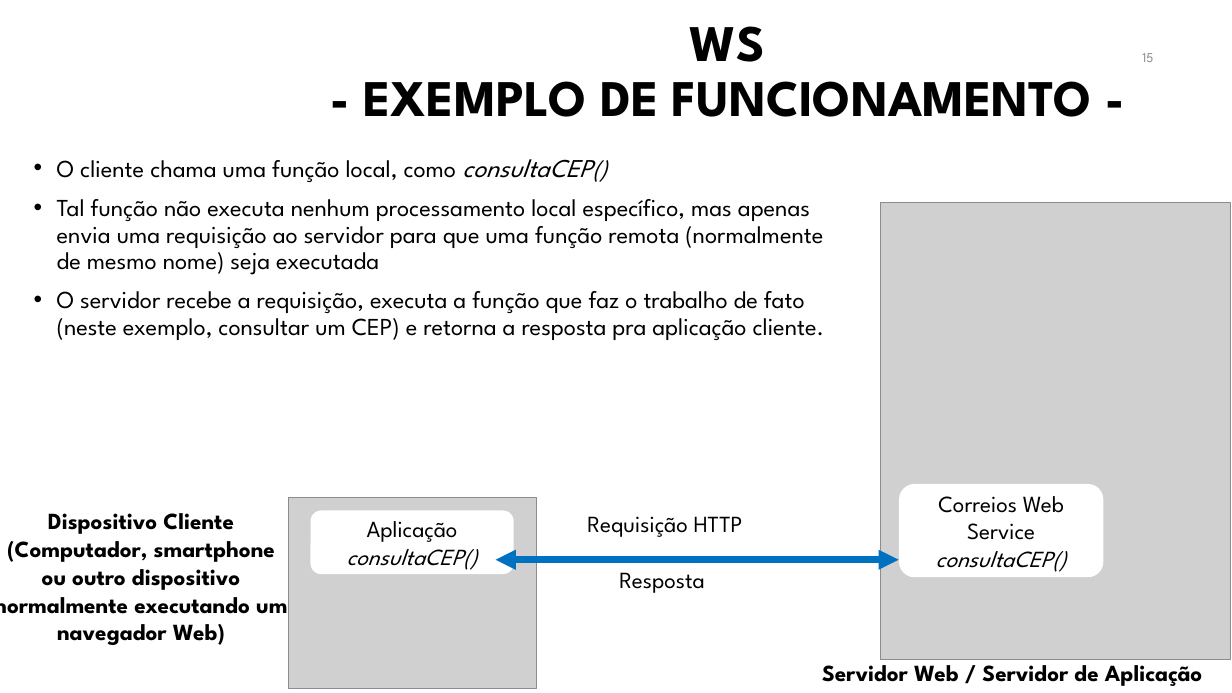
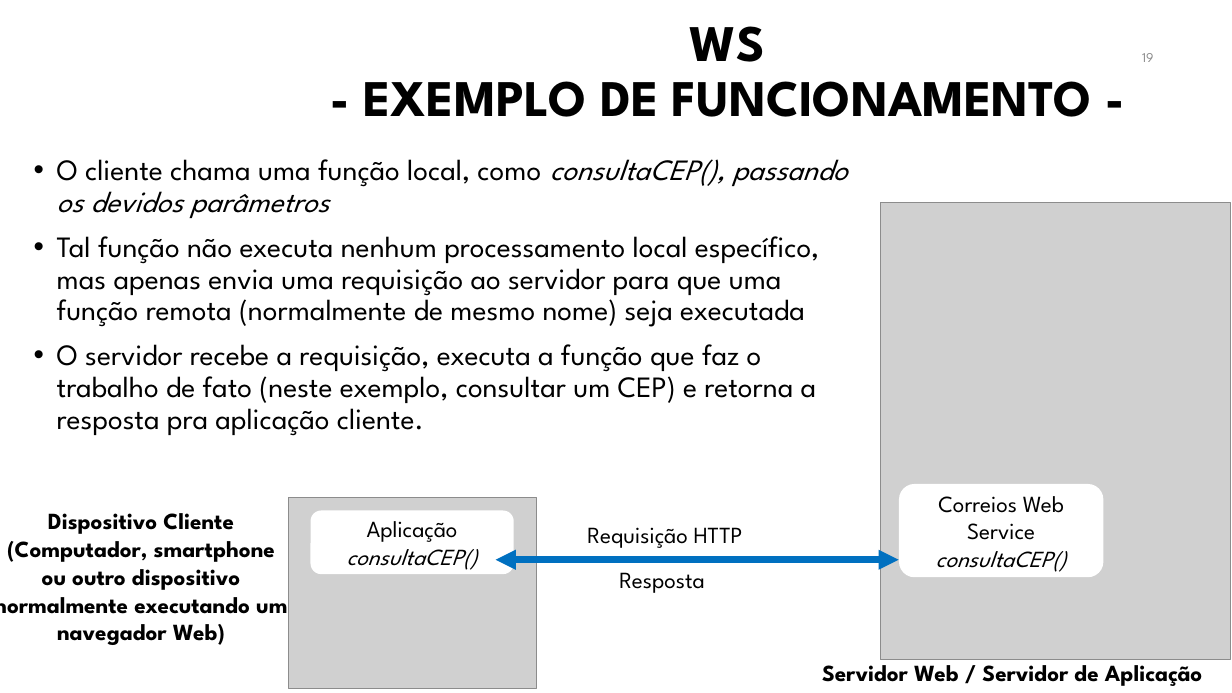
Before and after one commit to manoelcampos/sistemas-distribuidos, a slide deck: slide 19 of projects/08-webservices/webservices.pptx (slide 15 before the commit). Drawn at 1232x693 pixels with LibreOffice and Linux fonts; fonts in the diff are those of the drawing; grey boxes stand for pictures; background and template pictures are left out. Boxes give left, top, right and bottom in pixels: in the first picture for what was removed or moved away, otherwise in the second. Text is boxed around its words. In the diff, an @@ line names an element or a change of style, - is before the commit and + after.

```diff
--- a/projects/08-webservices/webservices.pptx
+++ b/projects/08-webservices/webservices.pptx
@@ text at (x1=57, y1=159, x2=847, y2=218): text changed; size 19 to 23 pt; italic on @@
-• O cliente chama uma função local, como consultaCEP()
+• O cliente chama uma função local, como consultaCEP(), passando os devidos parâmetros
@@ text at (x1=57, y1=236, x2=819, y2=436): size 19 to 23 pt in "Tal função não executa nenhum processamento local ...", "O servidor recebe a requisição, executa a ..." @@
@@ text "Requisição HTTP" moved from (x1=587, y1=516, x2=743, y2=537) to (x1=587, y1=527, x2=743, y2=548) @@
```
Also in this commit, not shown: 23 other slides changed, 4 slides added.
